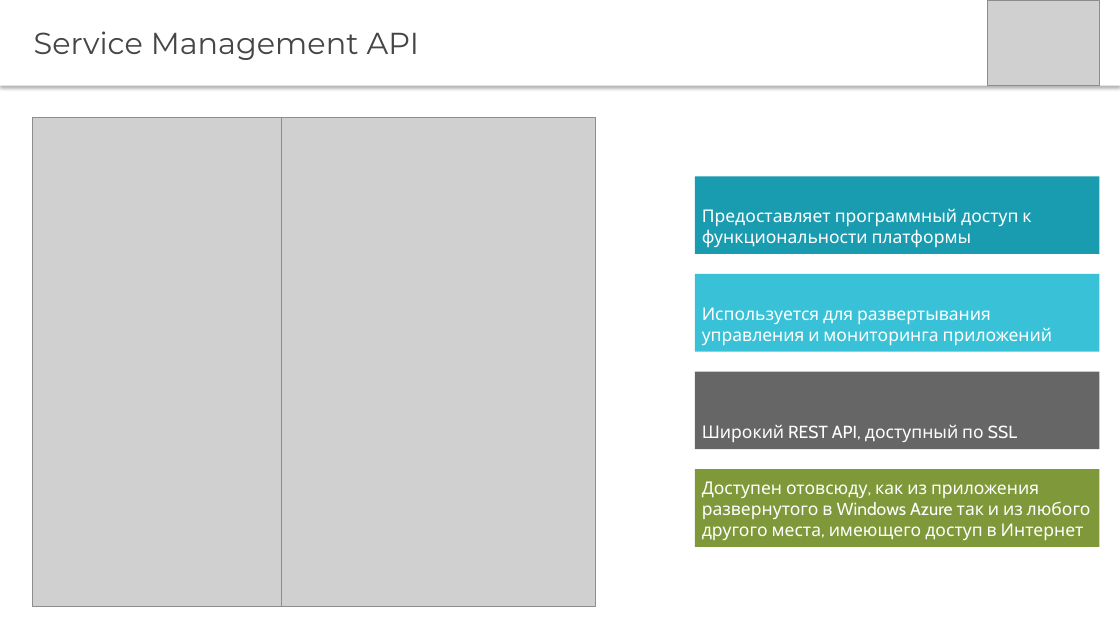
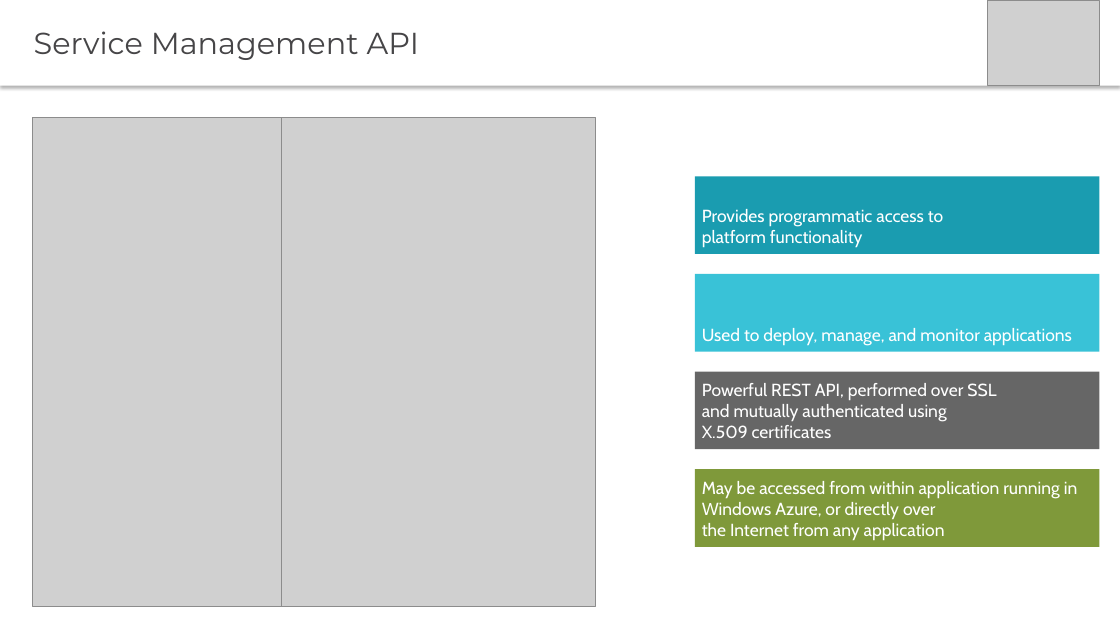
Before and after one commit to PyroJoke/AzureBootcamp2015Kharkiv, a slide deck: slide 3 of Virtual Machines Automated Deployment/Global Azure Bootcamp - Automating Azure VMs with Powershell.pptx. Drawn at 1120x630 pixels with LibreOffice and Linux fonts; fonts in the diff are those of the drawing; grey boxes stand for pictures. Boxes give left, top, right and bottom in pixels: in the first picture for what was removed or moved away, otherwise in the second. Text is boxed around its words. In the diff, an @@ line names an element or a change of style, - is before the commit and + after.

```diff
--- a/Virtual Machines Automated Deployment/Global Azure Bootcamp - Automating Azure VMs with Powershell.pptx
+++ b/Virtual Machines Automated Deployment/Global Azure Bootcamp - Automating Azure VMs with Powershell.pptx
@@ text in rectangle at [702, 209, 943, 248]: text changed @@
-Предоставляет программный доступ к функциональности платформы
+Provides programmatic access to
+platform functionality
@@ text in rectangle at [702, 328, 1072, 345]: text changed @@
-Используется для развертывания управления и мониторинга приложений
+Used to deploy, manage, and monitor applications
@@ text in rectangle at [702, 383, 996, 438]: text changed @@
-Широкий REST API, доступный по SSL
+Powerful REST API, performed over SSL
+and mutually authenticated using
+X.509 certificates
@@ text in rectangle at [702, 481, 1077, 540]: text changed @@
-Доступен отовсюду, как из приложения развернутого в Windows Azure так и из любого другого места, имеющего доступ в Интернет
+May be accessed from within application running in Windows Azure, or directly over
+the Internet from any application
```
Also in this commit, not shown: 15 other slides changed, 10 slides added, 1 slide removed, 2 other files.
